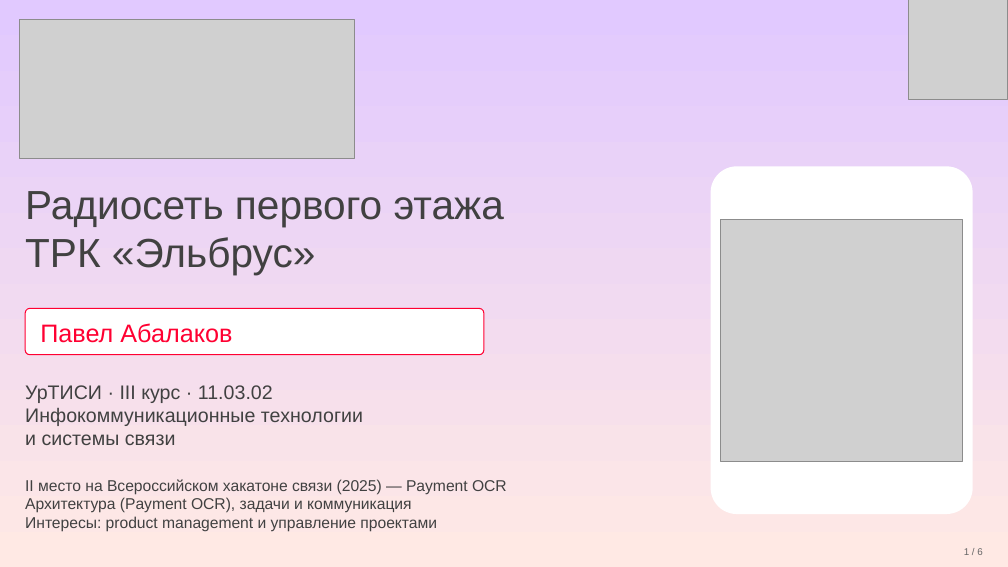
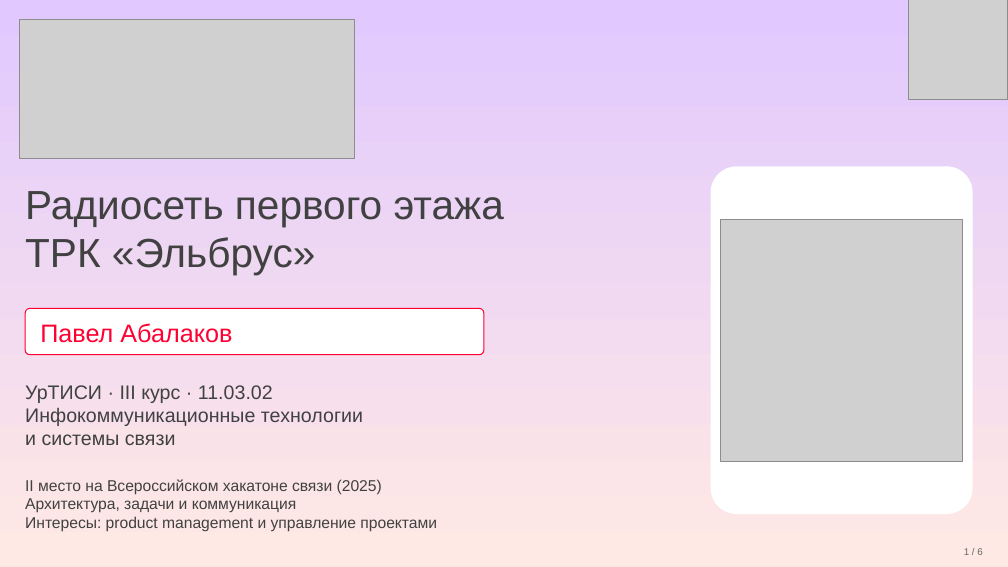
Before and after one commit to abalakovpa/mts-engineer-hack-2026-radio, a slide deck: slide 1 of presentation/defense.pptx. Drawn at 1008x567 pixels with LibreOffice and Linux fonts; fonts in the diff are those of the drawing; grey boxes stand for pictures. Boxes give left, top, right and bottom in pixels: in the first picture for what was removed or moved away, otherwise in the second. Text is boxed around its words. In the diff, an @@ line names an element or a change of style, - is before the commit and + after.

Commit message:
Remove Payment OCR references from presentation

```diff
--- a/presentation/defense.pptx
+++ b/presentation/defense.pptx
@@ text at (25,479,382,512): text changed @@
-II место на Всероссийском хакатоне связи (2025) — Payment OCR
-Архитектура (Payment OCR), задачи и коммуникация
+II место на Всероссийском хакатоне связи (2025)
+Архитектура, задачи и коммуникация
```
Also in this commit, not shown: 11 other files.
